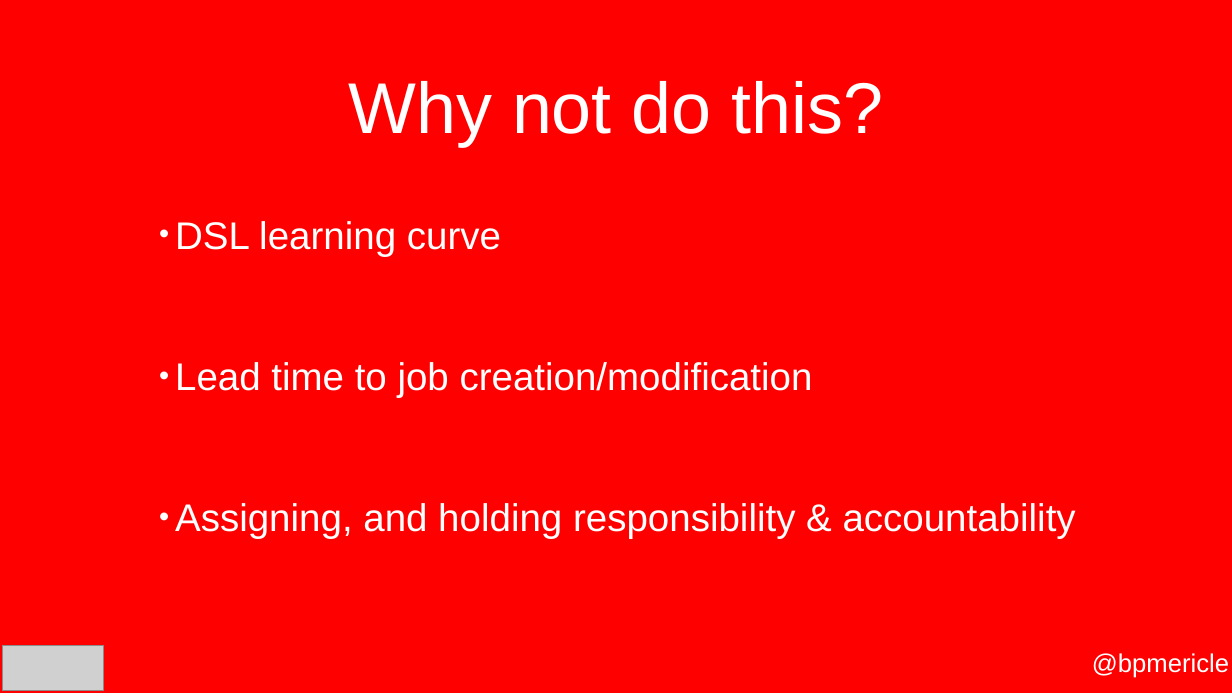
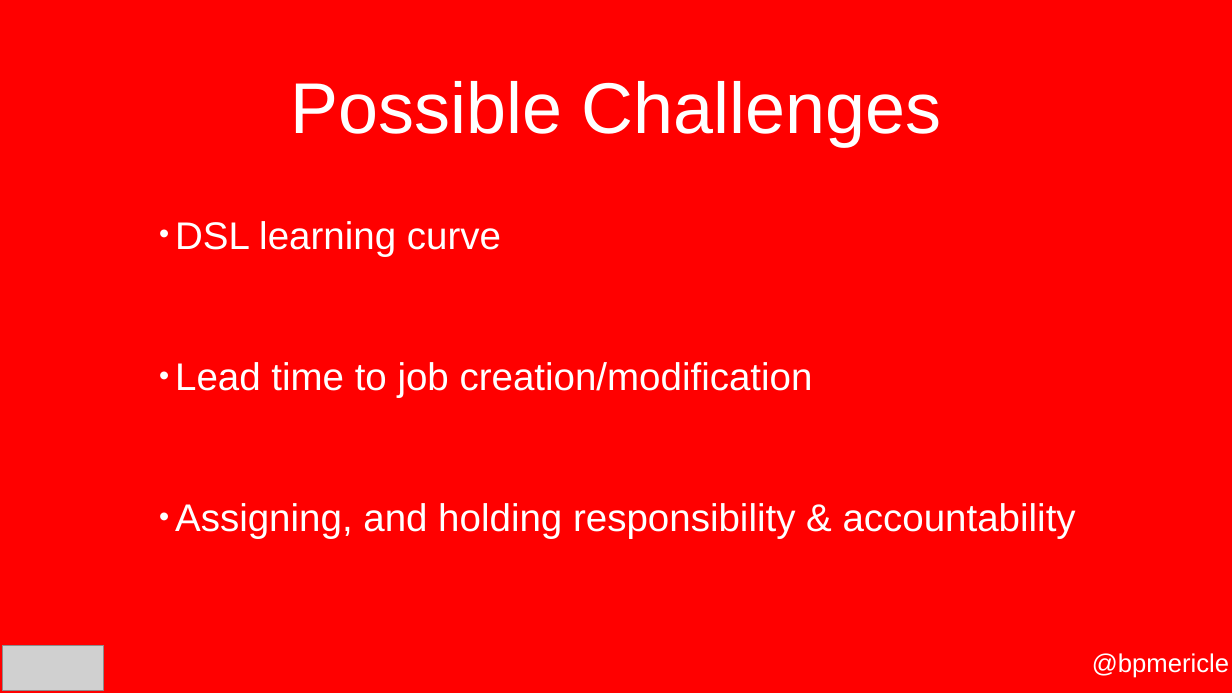
Before and after one commit to bpmericle/gluecon-2018-JaC, a slide deck: slide 4 of YouDontKnowJaC-Gluecon2018.pptx (slide 11 before the commit). Drawn at 1232x693 pixels with LibreOffice and Linux fonts; fonts in the diff are those of the drawing; grey boxes stand for pictures; background and template pictures are left out. Boxes give left, top, right and bottom in pixels: in the first picture for what was removed or moved away, otherwise in the second. Text is boxed around its words. In the diff, an @@ line names an element or a change of style, - is before the commit and + after.

```diff
--- a/YouDontKnowJaC-Gluecon2018.pptx
+++ b/YouDontKnowJaC-Gluecon2018.pptx
@@ title at <box>291,81,941,146</box>: text changed @@
-Why not do this?
+Possible Challenges
```
Also in this commit, not shown: 5 other slides changed, 1 slide added, 1 other file.
